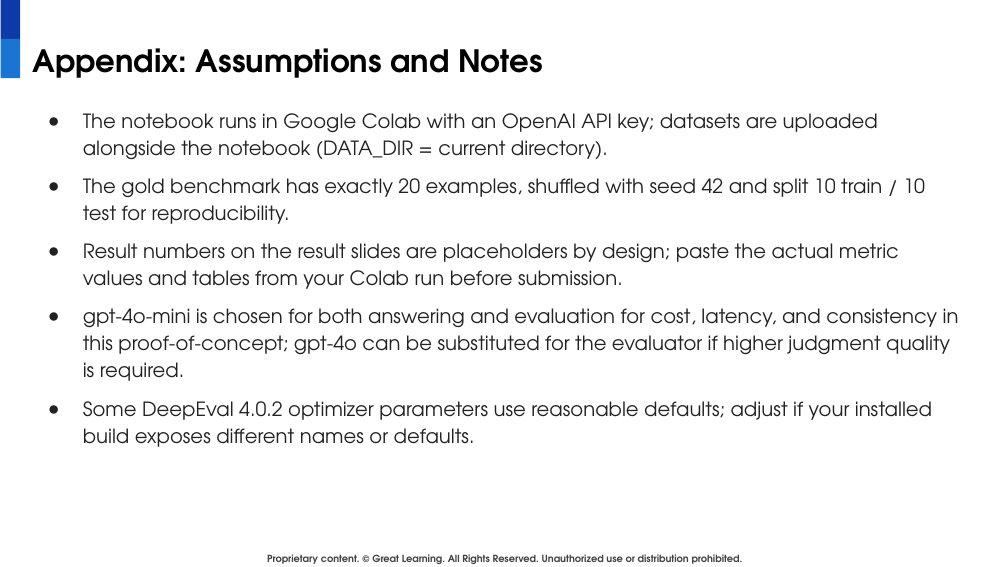
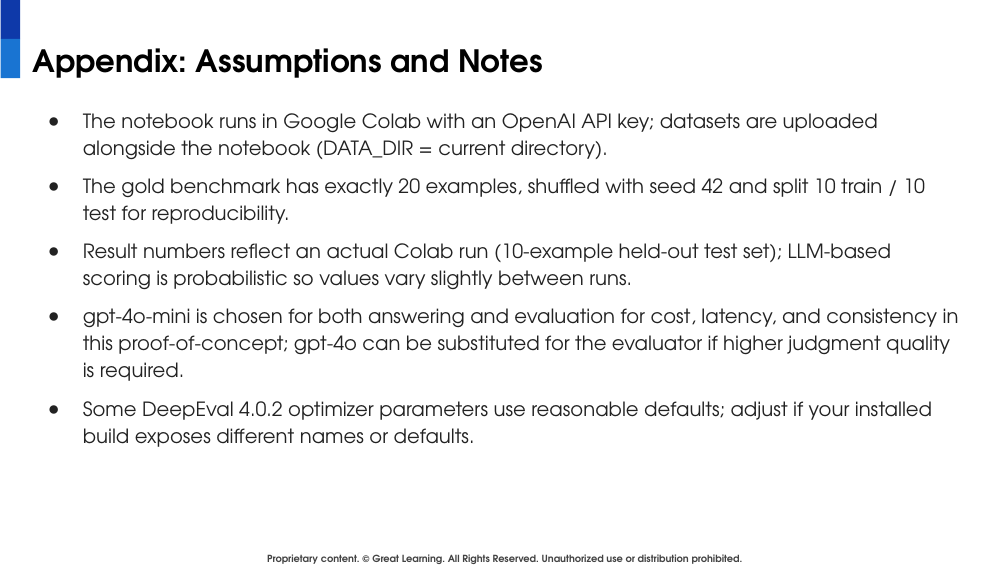
Before and after one commit to madhuri79/globaledge, a slide deck: slide 18 of GlobalEdge_RAG_Business_Presentation-Final.pptx. Drawn at 1008x567 pixels with LibreOffice and Linux fonts; fonts in the diff are those of the drawing; background and template pictures are left out. Boxes give left, top, right and bottom in pixels: in the first picture for what was removed or moved away, otherwise in the second. Text is boxed around its words. In the diff, an @@ line names an element or a change of style, - is before the commit and + after.

```diff
--- a/GlobalEdge_RAG_Business_Presentation-Final.pptx
+++ b/GlobalEdge_RAG_Business_Presentation-Final.pptx
@@ text at (83,243,891,290): text changed @@
-● Result numbers on the result slides are placeholders by design; paste the actual metric values and tables from your Colab run before submission.
+● Result numbers reflect an actual Colab run (10-example held-out test set); LLM-based scoring is probabilistic so values vary slightly between runs.
```
Also in this commit, not shown: 8 other slides changed.
